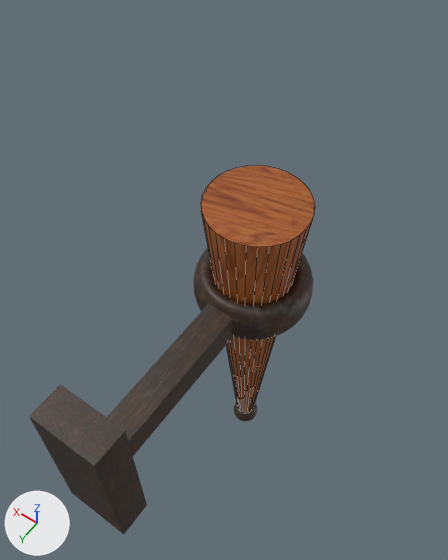
Renders of the Blender file Sources/torch.blend from each side of a commit.
Rendered twice from a 50 mm lens placed at (-0.248, -0.9, 2.018), pointed at (0.031, -1.291, 1.404). Lighting does not change. The marker at lower left points along +X, +Y and +Z. Mesh edges are drawn as thin lines on the coarser meshes.
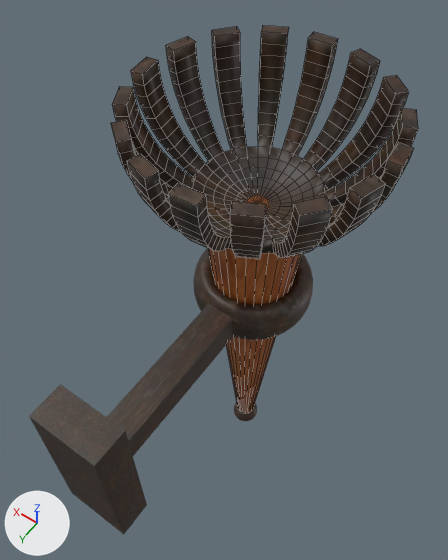
Commit message: torch model edit

The change in detail:
Mesh me_sphere is new.
It has 1026 vertices, 1056 faces and spans x -1.0..1.0, y -1.0..1.0, z -0.61..0.39.
It uses material mat_rust128_jpg (picture img_rust128_jpg).
Object 'Sphere' (ob_sphere) is new; it shows me_sphere.
Its location is (0.0, -1.31, 1.581).
Its rotation in degrees is (180, 0, 0).
Its scale is (0.14, 0.14, 0.14).

Changed parts and their boxes [x1, y1, x2, y2] in the pictures (448 x 560 px):
'Sphere', added: after [111, 26, 418, 259]
